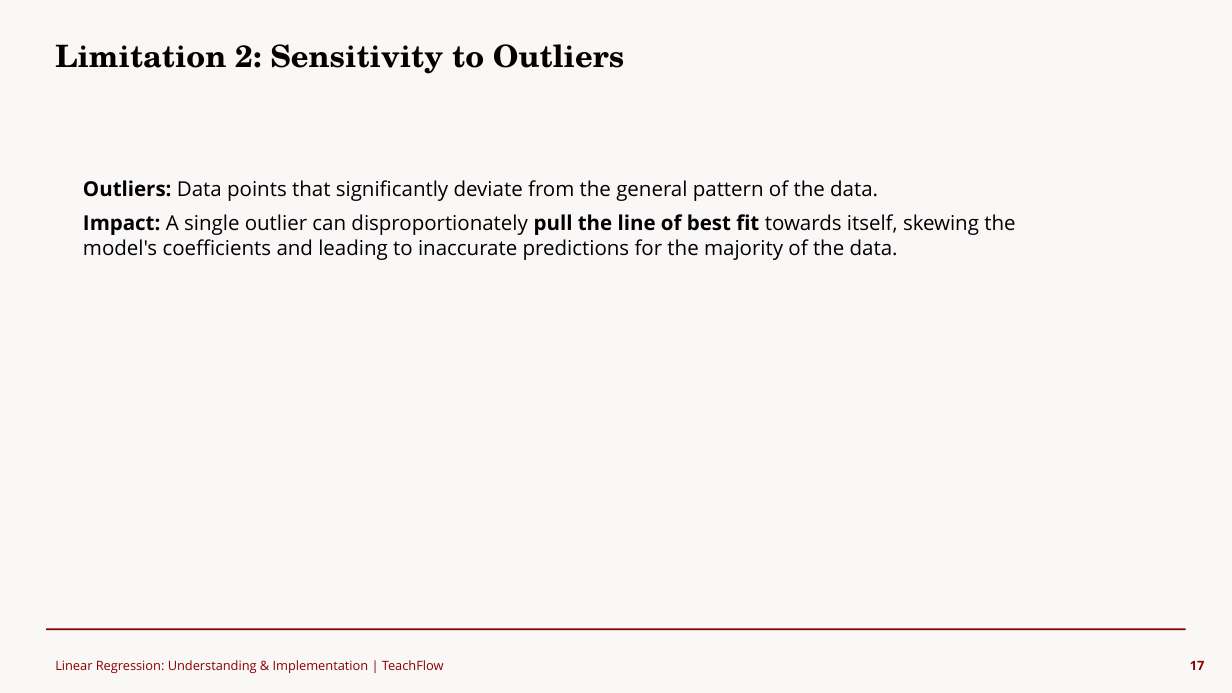
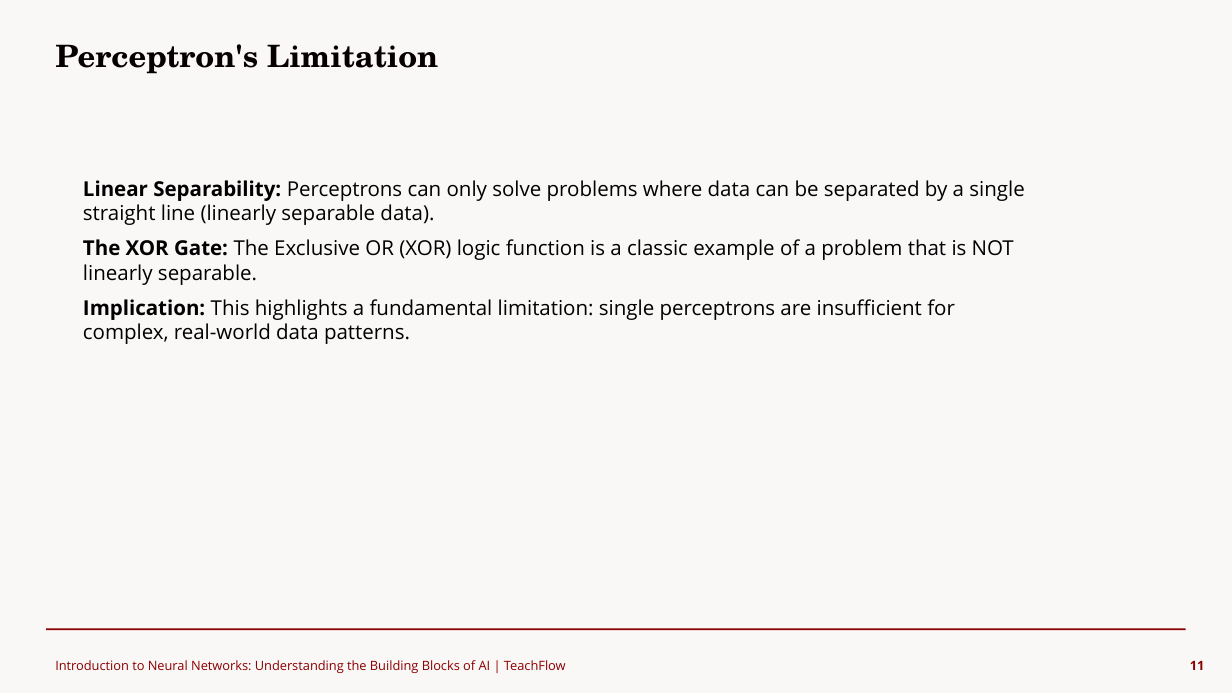
Before and after one commit to adelian14/ITI-Graduation-Project, a slide deck: slide 11 of temp/presentation.pptx (slide 17 before the commit). Drawn at 1232x693 pixels with LibreOffice and Linux fonts; fonts in the diff are those of the drawing. Boxes give left, top, right and bottom in pixels: in the first picture for what was removed or moved away, otherwise in the second. Text is boxed around its words. In the diff, an @@ line names an element or a change of style, - is before the commit and + after.

```diff
--- a/temp/presentation.pptx
+++ b/temp/presentation.pptx
@@ text at <box>55,44,438,74</box>: text changed @@
-Limitation 2: Sensitivity to Outliers
+Perceptron's Limitation
@@ text at <box>83,180,1024,344</box>: text changed @@
-Outliers: Data points that significantly deviate from the general pattern of the data.
-Impact: A single outlier can disproportionately pull the line of best fit towards itself, skewing the model's coefficients and leading to inaccurate predictions for the majority of the data.
+Linear Separability: Perceptrons can only solve problems where data can be separated by a single straight line (linearly separable data).
+The XOR Gate: The Exclusive OR (XOR) logic function is a classic example of a problem that is NOT linearly separable.
+Implication: This highlights a fundamental limitation: single perceptrons are insufficient for complex, real-world data patterns.
@@ text at <box>55,660,566,673</box>: text changed @@
-Linear Regression: Understanding & Implementation | TeachFlow
+Introduction to Neural Networks: Understanding the Building Blocks of AI | TeachFlow
@@ text at <box>1190,660,1205,670</box>: text changed @@
-17
+11
```
Also in this commit, not shown: 32 slides added, 20 slides removed, 1 other file.
